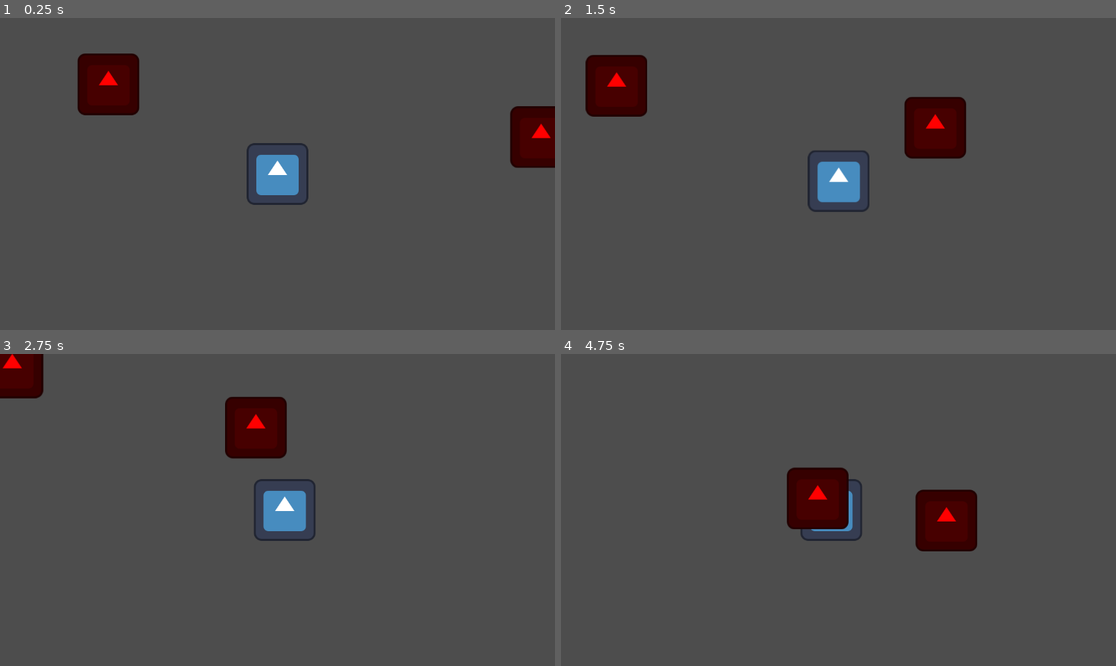
Above: before the commit, frames 1-4 (two rows, left to right).
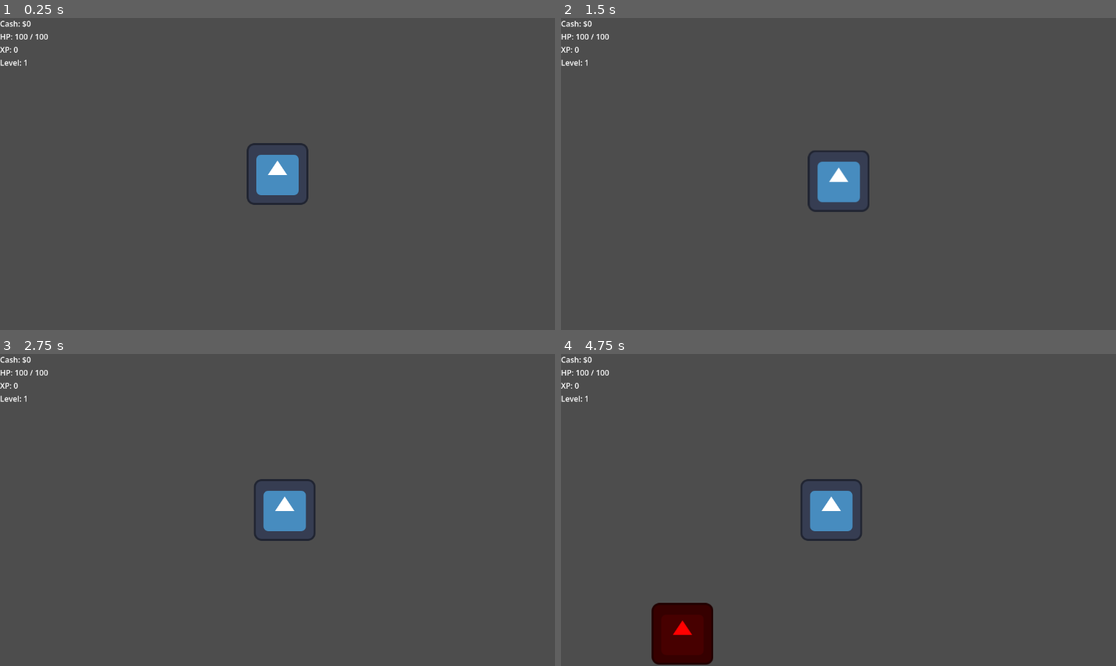
Above: after the commit, the same moments.

Repository: Kowereku/HouseEdge
Game: Godot game, scene res://scenes/main.tscn
The game is run twice, just before and just after one commit, with the same random seed, the same clock (stepped at 60 frames per second) and the same inputs. The engine's default icon, where the game draws it, is replaced by a stand-in: a white triangle on a blue panel in a dark square.
Inputs:
- Up to frame 1 (0.25 s): no input
- Up to frame 2 (1.5 s): hold D (move_right) 0.53-1.28 s; hold S (move_down) from 1.28 s (still down)
- Up to frame 3 (2.75 s): release S (move_down) at 2.03 s; hold D (move_right) from 2.03 s (still down)
- Up to frame 4 (4.75 s): release D (move_right) at 2.78 s; hold W (move_up) 2.78-3.53 s; hold A (move_left) from 3.53 s (still down)

The runs differ from the first frame. In frame 1, 4.0% of the frame differs, in the area x 0-100%, y 0-49%; in frame 2, 4.5%; in frame 3, 3.3%; in frame 4, 6.8%, in the area x 0-75%, y 0-100%.

Commit message:
added menu, loot, xp, health and auto spawner

Diff:
--- a/house-edge/scenes/card.tscn
+++ b/house-edge/scenes/card.tscn
@@ -7,6 +7,8 @@
 size = Vector2(24, 36)
 
 [node name="Card" type="Area2D" unique_id=342641847]
+rotation = 1.5707964
+collision_mask = 2
 script = ExtResource("1_6u4wf")
 
 [node name="Sprite2D" type="Sprite2D" parent="." unique_id=1112472308]
@@ -20,4 +22,5 @@
 [node name="VisibleOnScreenNotifier2D" type="VisibleOnScreenNotifier2D" parent="." unique_id=2118023973]
 rect = Rect2(-12, -18, 24, 36)
 
+[connection signal="body_entered" from="." to="." method="_on_body_entered"]
 [connection signal="screen_exited" from="VisibleOnScreenNotifier2D" to="." method="_on_visible_on_screen_notifier_2d_screen_exited"]
--- /dev/null
+++ b/house-edge/scenes/hud.tscn
@@ -0,0 +1,22 @@
+[gd_scene format=3 uid="uid://cl1w17mypkq4c"]
+
+[ext_resource type="Script" uid="uid://bpxqqf5v31j8a" path="res://scripts/hud.gd" id="1_ahhtf"]
+
+[node name="HUD" type="CanvasLayer" unique_id=1535337642]
+script = ExtResource("1_ahhtf")
+
+[node name="VBoxContainer" type="VBoxContainer" parent="." unique_id=2079570559]
+offset_right = 40.0
+offset_bottom = 40.0
+
+[node name="CashLabel" type="Label" parent="VBoxContainer" unique_id=563016902]
+layout_mode = 2
+
+[node name="HealthLabel" type="Label" parent="VBoxContainer" unique_id=274625722]
+layout_mode = 2
+
+[node name="XPLabel" type="Label" parent="VBoxContainer" unique_id=1723241950]
+layout_mode = 2
+
+[node name="LevelLabel" type="Label" parent="VBoxContainer" unique_id=792449973]
+layout_mode = 2
--- /dev/null
+++ b/house-edge/scenes/level_up_menu.tscn
@@ -0,0 +1,57 @@
+[gd_scene format=3 uid="uid://brlwl8boasihg"]
+
+[ext_resource type="Script" uid="uid://bmeufq5c5c2s3" path="res://scripts/level_up_menu.gd" id="1_nt8lk"]
+
+[node name="LevelUpMenu" type="CanvasLayer" unique_id=609377349]
+process_mode = 3
+script = ExtResource("1_nt8lk")
+
+[node name="BgDim" type="ColorRect" parent="." unique_id=710603201]
+anchors_preset = 15
+anchor_right = 1.0
+anchor_bottom = 1.0
+offset_left = -34.0
+offset_top = -31.0
+offset_right = -34.0
+offset_bottom = -31.0
+grow_horizontal = 2
+grow_vertical = 2
+color = Color(0.38928655, 0.38928664, 0.38928658, 1)
+
+[node name="CenterContainer" type="CenterContainer" parent="." unique_id=1762452193]
+anchors_preset = 15
+anchor_right = 1.0
+anchor_bottom = 1.0
+grow_horizontal = 2
+grow_vertical = 2
+
+[node name="PanelContainer" type="PanelContainer" parent="CenterContainer" unique_id=2070866100]
+layout_mode = 2
+
+[node name="VBoxContainer" type="VBoxContainer" parent="CenterContainer/PanelContainer" unique_id=734094827]
+layout_mode = 2
+
+[node name="UpgradeLabel" type="Label" parent="CenterContainer/PanelContainer/VBoxContainer" unique_id=531162035]
+layout_mode = 2
+text = "=== LEVEL UP ==="
+horizontal_alignment = 1
+
+[node name="DamageBtn" type="Button" parent="CenterContainer/PanelContainer/VBoxContainer" unique_id=440011738]
+layout_mode = 2
+text = "+5 DMG"
+
+[node name="SpeedBtn" type="Button" parent="CenterContainer/PanelContainer/VBoxContainer" unique_id=1402178293]
+layout_mode = 2
+text = "+20 SPEED"
+
+[node name="ShootBtn" type="Button" parent="CenterContainer/PanelContainer/VBoxContainer" unique_id=1932455949]
+layout_mode = 2
+text = "+20% SHOOTING SPEED"
+
+[node name="MagnetBtn" type="Button" parent="CenterContainer/PanelContainer/VBoxContainer" unique_id=1424099420]
+layout_mode = 2
+text = "+10% MAGNET RADIUS"
+
+[node name="RegenBtn" type="Button" parent="CenterContainer/PanelContainer/VBoxContainer" unique_id=1899889817]
+layout_mode = 2
+text = "+20 HEALTH REGEN"
--- a/house-edge/scenes/main.tscn
+++ b/house-edge/scenes/main.tscn
@@ -1,9 +1,10 @@
 [gd_scene format=3 uid="uid://cjncudong13t4"]
 
+[ext_resource type="Script" uid="uid://db2bpggqbp3c5" path="res://scripts/main.gd" id="1_0wfyh"]
 [ext_resource type="PackedScene" uid="uid://b5aa37coc4wgi" path="res://scenes/player.tscn" id="1_o5qli"]
-[ext_resource type="PackedScene" uid="uid://btxmqu85lnfsx" path="res://scenes/mobster.tscn" id="2_0wfyh"]
 
 [node name="Main" type="Node2D" unique_id=1552163370]
+script = ExtResource("1_0wfyh")
 
 [node name="TileMapLayer" type="TileMapLayer" parent="." unique_id=568495817]
 
@@ -13,9 +14,6 @@
 [node name="WaveSpawner" type="Node" parent="." unique_id=741322663]
 
 [node name="Timer" type="Timer" parent="WaveSpawner" unique_id=2063378329]
+autostart = true
 
-[node name="Mobster" parent="WaveSpawner" unique_id=911734692 instance=ExtResource("2_0wfyh")]
-position = Vector2(929, 121)
-
-[node name="Mobster2" parent="WaveSpawner" unique_id=894864758 instance=ExtResource("2_0wfyh")]
-position = Vector2(-16, 3)
+[connection signal="timeout" from="WaveSpawner/Timer" to="." method="_on_wave_spawner_timeout"]
--- a/house-edge/scenes/mobster.tscn
+++ b/house-edge/scenes/mobster.tscn
@@ -3,7 +3,12 @@
 [ext_resource type="Script" uid="uid://c40k0qy8wyq8s" path="res://scripts/mobster.gd" id="1_xum3i"]
 [ext_resource type="Texture2D" uid="uid://dmtu6aph10cir" path="res://icon.svg" id="2_q6bbi"]
 
+[sub_resource type="RectangleShape2D" id="RectangleShape2D_q6bbi"]
+size = Vector2(128, 129)
+
 [node name="Mobster" type="CharacterBody2D" unique_id=911734692 groups=["Enemy"]]
+collision_layer = 2
+collision_mask = 2
 script = ExtResource("1_xum3i")
 
 [node name="Sprite2D" type="Sprite2D" parent="." unique_id=1608922615]
@@ -11,5 +16,7 @@
 texture = ExtResource("2_q6bbi")
 
 [node name="CollisionShape2D" type="CollisionShape2D" parent="." unique_id=845360277]
+position = Vector2(0, 0.5)
+shape = SubResource("RectangleShape2D_q6bbi")
 
 [node name="SoftCollision" type="Area2D" parent="." unique_id=295475863]
--- a/house-edge/scenes/player.tscn
+++ b/house-edge/scenes/player.tscn
@@ -4,6 +4,16 @@
 [ext_resource type="Texture2D" uid="uid://dmtu6aph10cir" path="res://icon.svg" id="2_g2els"]
 [ext_resource type="Script" uid="uid://dk30utqvyxuaf" path="res://scripts/card_weapon.gd" id="3_dqkch"]
 [ext_resource type="PackedScene" uid="uid://cytn0xcm6a4rd" path="res://scenes/card.tscn" id="4_qlg0r"]
+[ext_resource type="PackedScene" uid="uid://cl1w17mypkq4c" path="res://scenes/hud.tscn" id="5_qlg0r"]
+
+[sub_resource type="RectangleShape2D" id="RectangleShape2D_dqkch"]
+size = Vector2(127, 127)
+
+[sub_resource type="CircleShape2D" id="CircleShape2D_qlg0r"]
+radius = 130.0
+
+[sub_resource type="RectangleShape2D" id="RectangleShape2D_qlg0r"]
+size = Vector2(125, 128)
 
 [node name="Player" type="CharacterBody2D" unique_id=1769540448 groups=["Player"]]
 script = ExtResource("1_p0vlq")
@@ -12,8 +22,13 @@
 texture = ExtResource("2_g2els")
 
 [node name="CollisionShape2D" type="CollisionShape2D" parent="." unique_id=184772764]
+position = Vector2(0.5, -0.5)
+shape = SubResource("RectangleShape2D_dqkch")
 
 [node name="MagnetRadius" type="Area2D" parent="." unique_id=584653711]
+
+[node name="CollisionShape2D" type="CollisionShape2D" parent="MagnetRadius" unique_id=1729332309]
+shape = SubResource("CircleShape2D_qlg0r")
 
 [node name="Camera2D" type="Camera2D" parent="." unique_id=39281415]
 position_smoothing_enabled = true
@@ -27,4 +42,23 @@
 wait_time = 3.0
 autostart = true
 
+[node name="HUD" parent="." unique_id=1535337642 instance=ExtResource("5_qlg0r")]
+
+[node name="Hurtbox" type="Area2D" parent="." unique_id=1459750300]
+collision_mask = 2
+
+[node name="CollisionShape2D" type="CollisionShape2D" parent="Hurtbox" unique_id=1326145655]
+position = Vector2(0.5, 1)
+shape = SubResource("RectangleShape2D_qlg0r")
+
+[node name="InvincibilityTimer" type="Timer" parent="." unique_id=2024679788]
+wait_time = 0.5
+one_shot = true
+
+[node name="DebugTimer" type="Timer" parent="." unique_id=1583673544]
+wait_time = 5.0
+autostart = true
+
 [connection signal="timeout" from="CardWeapon/ShootTimer" to="CardWeapon" method="_on_shoot_timer_timeout"]
+[connection signal="timeout" from="InvincibilityTimer" to="." method="_on_invincibility_timer_timeout"]
+[connection signal="timeout" from="DebugTimer" to="." method="_on_debug_timer_timeout"]
--- a/house-edge/scenes/poker_chip.tscn
+++ b/house-edge/scenes/poker_chip.tscn
@@ -1,10 +1,23 @@
 [gd_scene format=3 uid="uid://fv6qfn3vo4g"]
 
 [ext_resource type="Script" uid="uid://2qwvcqxm1bys" path="res://scripts/poker_chip.gd" id="1_oqnug"]
+[ext_resource type="Texture2D" uid="uid://dmtu6aph10cir" path="res://icon.svg" id="2_6m1hv"]
+
+[sub_resource type="CircleShape2D" id="CircleShape2D_oqnug"]
+radius = 10.198039
 
 [node name="PokerChip" type="Node2D" unique_id=474673510]
 script = ExtResource("1_oqnug")
 
 [node name="Sprite2D" type="Sprite2D" parent="." unique_id=562828271]
+modulate = Color(0, 0, 1, 1)
+position = Vector2(3.5762787e-07, 0.5000007)
+scale = Vector2(0.15625, 0.1796875)
+texture = ExtResource("2_6m1hv")
 
 [node name="PickupArea" type="Area2D" parent="." unique_id=274773721]
+
+[node name="CollisionShape2D" type="CollisionShape2D" parent="PickupArea" unique_id=256148273]
+shape = SubResource("CircleShape2D_oqnug")
+
+[connection signal="body_entered" from="PickupArea" to="." method="_on_pickup_area_body_entered"]
--- a/house-edge/scripts/card.gd
+++ b/house-edge/scripts/card.gd
@@ -1,6 +1,7 @@
 extends Area2D
 
 var speed = 400.0
+var damage: int = 5
 var direction = Vector2.ZERO
 
 func _physics_process(delta):
@@ -12,3 +13,8 @@
 
 func _on_visible_on_screen_enabler_2d_screen_exited() -> void:
 	pass # Replace with function body.
+
+func _on_body_entered(body: Node) -> void:
+	if body.is_in_group("Enemy"):
+			body.take_damage(damage)
+			queue_free()
--- a/house-edge/scripts/card_weapon.gd
+++ b/house-edge/scripts/card_weapon.gd
@@ -3,16 +3,11 @@
 @export var card_scene: PackedScene
 @onready var shoot_timer = $ShootTimer
 
-# We need to connect the Timer's timeout signal to this function!
 func _on_shoot_timer_timeout():
-	print("Timer ticked!") # This tells us if the timer is working at all
-
 	var enemies = get_tree().get_nodes_in_group("Enemy")
-	print("Enemies found: ", enemies.size()) # This tells us if it actually sees the mobsters
 
 	if enemies.is_empty():
 		return
-    # ... rest of your code ...
 
 	# Find the closest enemy
 	var nearest_enemy = null
@@ -29,10 +24,20 @@
 
 func shoot_card(target):
 	var card = card_scene.instantiate()
-	# We add the card to the main game board, not the player.
-	# Otherwise, it would move whenever the player moves!
+
+	# --- DAMAGE LOGIC START ---
+	# We look at the Player script to find the 'added_damage' variable
+	var player = get_parent()
+	if player and "added_damage" in player:
+		# Base Damage (5) + Player's Bonus
+		card.damage = 5 + player.added_damage
+	# --- DAMAGE LOGIC END ---
+
+	# We add the card to the main game board
 	get_tree().root.add_child(card)
 
 	card.global_position = global_position
-	card.direction = global_position.direction_to(target.global_position)
-	card.rotation = card.direction.angle() # Rotates the card to face the enemy
+	# Calculate direction
+	var direction = global_position.direction_to(target.global_position)
+	card.direction = direction
+	card.rotation = direction.angle()
--- /dev/null
+++ b/house-edge/scripts/hud.gd
@@ -0,0 +1,18 @@
+extends CanvasLayer
+
+@onready var cash_label = $VBoxContainer/CashLabel
+@onready var health_label = $VBoxContainer/HealthLabel
+@onready var xp_label = $VBoxContainer/XPLabel
+@onready var level_label = $VBoxContainer/LevelLabel
+
+func update_cash(amount: int):
+	cash_label.text = "Cash: $" + str(amount)
+
+func update_health(current: int, maximum: int):
+	health_label.text = "HP: " + str(current) + " / " + str(maximum)
+
+func update_xp(amount: int):
+	xp_label.text = "XP: " + str(amount)
+
+func update_level(amount: int):
+	level_label.text = "Level: " + str(amount)
--- /dev/null
+++ b/house-edge/scripts/level_up_menu.gd
@@ -0,0 +1,16 @@
+extends CanvasLayer
+
+signal choice_made(type)
+
+func _ready():
+	# Connect all buttons
+	$CenterContainer/PanelContainer/VBoxContainer/DamageBtn.pressed.connect(func(): _on_click("damage"))
+	$CenterContainer/PanelContainer/VBoxContainer/SpeedBtn.pressed.connect(func(): _on_click("speed"))
+	$CenterContainer/PanelContainer/VBoxContainer/ShootBtn.pressed.connect(func(): _on_click("shoot"))
+	$CenterContainer/PanelContainer/VBoxContainer/MagnetBtn.pressed.connect(func(): _on_click("magnet"))
+	$CenterContainer/PanelContainer/VBoxContainer/RegenBtn.pressed.connect(func(): _on_click("regen"))
+
+func _on_click(type):
+	choice_made.emit(type)
+	get_tree().paused = false # Unpause the game
+	queue_free() # Close menu
--- /dev/null
+++ b/house-edge/scripts/main.gd
@@ -0,0 +1,23 @@
+extends Node2D
+
+# Load the enemy blueprint so the game has it ready
+var mobster_scene = preload("res://scenes/mobster.tscn")
+
+# We will connect your WaveSpawner to this exact function
+func _on_wave_spawner_timeout():
+	print("2 Enemies spawned!")
+	var player = get_tree().get_first_node_in_group("Player")
+
+	if player == null:
+		return # Player is gone, stop spawning!
+
+	var mob = mobster_scene.instantiate()
+
+	# Calculate a random angle and push it 800 pixels away
+	var random_angle = randf() * TAU
+	var spawn_distance = 800.0
+
+	var spawn_offset = Vector2.RIGHT.rotated(random_angle) * spawn_distance
+	mob.global_position = player.global_position + spawn_offset
+
+	add_child(mob)
--- a/house-edge/scripts/mobster.gd
+++ b/house-edge/scripts/mobster.gd
@@ -2,6 +2,8 @@
 
 @export var speed: float = 100.0
 var player: Node2D = null
+var health: int = 10
+var chip_scene = preload("res://scenes/poker_chip.tscn")
 
 func _ready():
 	# When the enemy spawns, it shouts into the void to find the node in the "Player" group
@@ -13,3 +15,12 @@
 		var direction = global_position.direction_to(player.global_position)
 		velocity = direction * speed
 		move_and_slide()
+
+func take_damage(amount: int):
+	health -= amount
+	if health <= 0:
+		var chip = chip_scene.instantiate()
+		get_tree().current_scene.call_deferred("add_child", chip)
+		chip.global_position = global_position
+
+		queue_free()
--- a/house-edge/scripts/player.gd
+++ b/house-edge/scripts/player.gd
@@ -1,14 +1,124 @@
 extends CharacterBody2D
 
+var level_menu_scene = preload("res://scenes/level_up_menu.tscn")
 
-const SPEED = 300.0
-const JUMP_VELOCITY = -400.0
+@export var speed: float = 300.0
+var cash: int = 0
+var health: int = 100
+var max_health: int = 100
+var experience: int = 0
+var level: int = 1
+var xp_to_next_level: int = 5
+var is_invincible: bool = false
 
+var added_damage: int = 0
+var attack_speed_modifier: float = 1.0
 
-# This export variable lets you change the speed directly in the Godot Inspector!
-@export var speed: float = 300.0
+@onready var hurtbox = $Hurtbox
+@onready var invincibility_timer = $InvincibilityTimer
+@onready var hud = $HUD
+@onready var shoot_timer = $ShootTimer # Check if this name is exactly 'ShootTimer' in your scene!
+
+func _ready():
+	hud.update_cash(cash)
+	hud.update_health(health, max_health)
+	hud.update_xp(experience)
+	hud.update_level(level)
 
 func _physics_process(_delta):
+	# Movement Logic
 	var input_direction = Input.get_vector("move_left", "move_right", "move_up", "move_down")
 	velocity = input_direction * speed
 	move_and_slide()
+
+	# Magnet Logic
+	# Changed from $MagnetRadius to $MagnetField to match the rest of the script
+	if has_node("MagnetField"):
+		for area in $MagnetField.get_overlapping_areas():
+			if area.name == "PickupArea":
+				area.get_parent().start_magnet(self)
+
+	# Damage Logic
+	if not is_invincible:
+		var overlapping_bodies = hurtbox.get_overlapping_bodies()
+		for body in overlapping_bodies:
+			if body.is_in_group("Enemy"):
+				take_damage()
+				break
+
+func take_damage():
+	health -= 10
+	hud.update_health(health, max_health)
+	print("Ouch! HP left: ", health)
+
+	if health <= 0:
+		print("GAME OVER!")
+		get_tree().paused = true
+	else:
+		is_invincible = true
+		invincibility_timer.start()
+
+func _on_invincibility_timer_timeout():
+	is_invincible = false
+
+func collect_cash(amount: int):
+	cash += amount
+	hud.update_cash(cash)
+
+func collect_xp(amount: int):
+	experience += amount
+	hud.update_xp(experience)
+
+	if experience >= xp_to_next_level:
+		level_up()
+
+func level_up():
+	experience -= xp_to_next_level
+	level += 1
+	xp_to_next_level = int(xp_to_next_level * 1.2) + 10
+
+	get_tree().paused = true
+	var menu = level_menu_scene.instantiate()
+	add_child(menu)
+	menu.choice_made.connect(_apply_upgrade)
+
+	hud.update_level(level)
+
+func _apply_upgrade(type):
+	match type:
+		"damage":
+			added_damage += 5
+			print("Damage upgrade chosen! New damage bonus: ", added_damage)
+		"speed":
+			speed += 50
+			print("Speed upgrade chosen! New speed: ", speed)
+		"shoot":
+			if shoot_timer:
+				shoot_timer.wait_time *= 0.8
+				print("Shoot upgrade! New wait time: ", shoot_timer.wait_time)
+		"magnet":
+			if has_node("MagnetField/CollisionShape2D"):
+				$MagnetField/CollisionShape2D.shape.radius += 50.0
+				print("Magnet upgrade! New radius: ", $MagnetField/CollisionShape2D.shape.radius)
+		"regen":
+			max_health += 20
+			health = max_health
+			hud.update_health(health, max_health)
+			print("Regen upgrade! Max health: ", max_health)
+
+func _on_debug_timer_timeout():
+	print("--- PLAYER STATS CHECK ---")
+	print("Level: ", level)
+	print("Current HP: ", health, "/", max_health)
+	print("Movement Speed: ", speed)
+	print("Damage Bonus: +", added_damage)
+
+	if shoot_timer:
+		print("Attack Speed (Timer Interval): ", shoot_timer.wait_time)
+
+	if has_node("MagnetField/CollisionShape2D"):
+		var magnet_shape = $MagnetField/CollisionShape2D.shape
+		if magnet_shape is CircleShape2D:
+			print("Magnet Radius: ", magnet_shape.radius)
+
+	print("--------------------------")
--- a/house-edge/scripts/poker_chip.gd
+++ b/house-edge/scripts/poker_chip.gd
@@ -1,11 +1,20 @@
+# poker_chip.gd
 extends Node2D
 
+var value: int = 1
+var speed: float = 0.0
+var pull_target: Node2D = null
 
-# Called when the node enters the scene tree for the first time.
-func _ready() -> void:
-	pass # Replace with function body.
+func _physics_process(delta):
+	if pull_target:
+		speed += 20.0 # Accelerate as it gets closer
+		global_position = global_position.move_toward(pull_target.global_position, speed * delta)
 
+func start_magnet(player_node):
+	pull_target = player_node
 
-# Called every frame. 'delta' is the elapsed time since the previous frame.
-func _process(delta: float) -> void:
-	pass
+func _on_pickup_area_body_entered(body):
+	if body.is_in_group("Player"):
+		body.collect_cash(value)
+		body.collect_xp(5)
+		queue_free()
Not shown, added: house-edge/scripts/hud.gd.uid
Not shown, added: house-edge/scripts/level_up_menu.gd.uid
Not shown, added: house-edge/scripts/main.gd.uid
